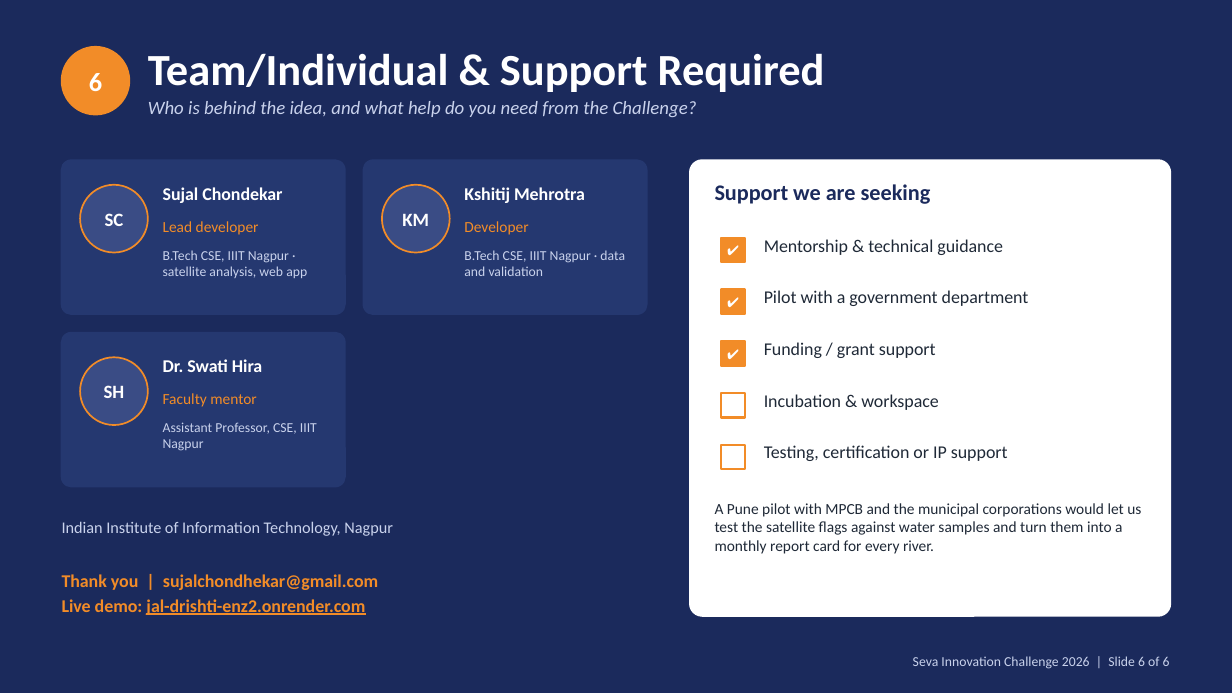
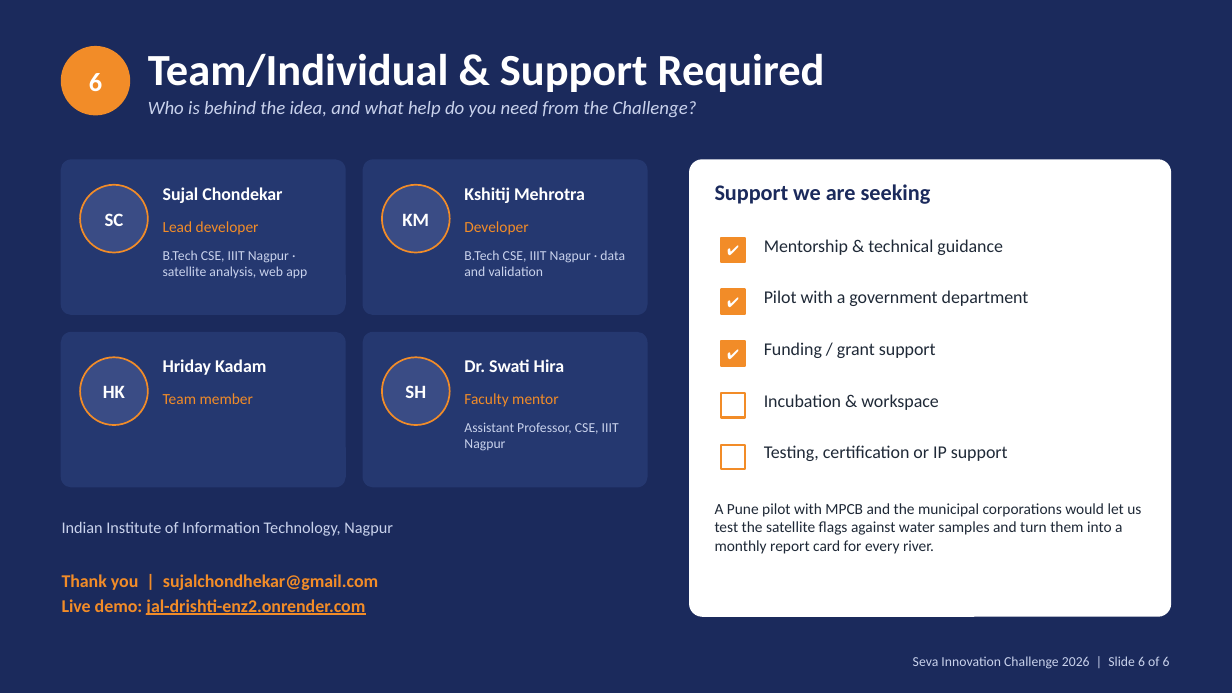
Before and after one commit to sujalappa/jal-drishti, a slide deck: slide 6 of presentation/Jal-drishti_AI_Seva_2026.pptx. Drawn at 1232x693 pixels with LibreOffice and Linux fonts; fonts in the diff are those of the drawing. Boxes give left, top, right and bottom in pixels: in the first picture for what was removed or moved away, otherwise in the second. Text is boxed around its words. In the diff, an @@ line names an element or a change of style, - is before the commit and + after.

```diff
--- a/presentation/Jal-drishti_AI_Seva_2026.pptx
+++ b/presentation/Jal-drishti_AI_Seva_2026.pptx
@@ text at [163, 359, 266, 375]: text changed @@
-Dr. Swati Hira
+Hriday Kadam
@@ rounded rectangle added at [363, 333, 647, 487], fill #253870, outline #253870 1 pt @@
@@ ellipse added at [382, 357, 450, 425], fill #3A4C85, outline #F28C28 1 pt @@
@@ text added at [464, 359, 564, 372], 10.5 pt, text #FFFFFF, bold @@
+Dr. Swati Hira
@@ text at [103, 386, 125, 398]: text changed @@
-SH
+HK
@@ text added at [405, 385, 426, 398], 11 pt, text #FFFFFF, bold @@
+SH
@@ text at [163, 393, 253, 404]: text changed @@
-Faculty mentor
+Team member
@@ text "Assistant Professor, CSE, IIIT Nagpur": place and size @@
-text "Assistant Professor, CSE, IIIT Nagpur" at [163, 422, 317, 451]
+text "Assistant Professor, CSE, IIIT Nagpur" at [464, 422, 619, 451]
@@ text added at [464, 393, 558, 407], 9 pt, text #F28C28 @@
+Faculty mentor
```
Also in this commit, not shown: 1 other slide changed, 2 other files.
